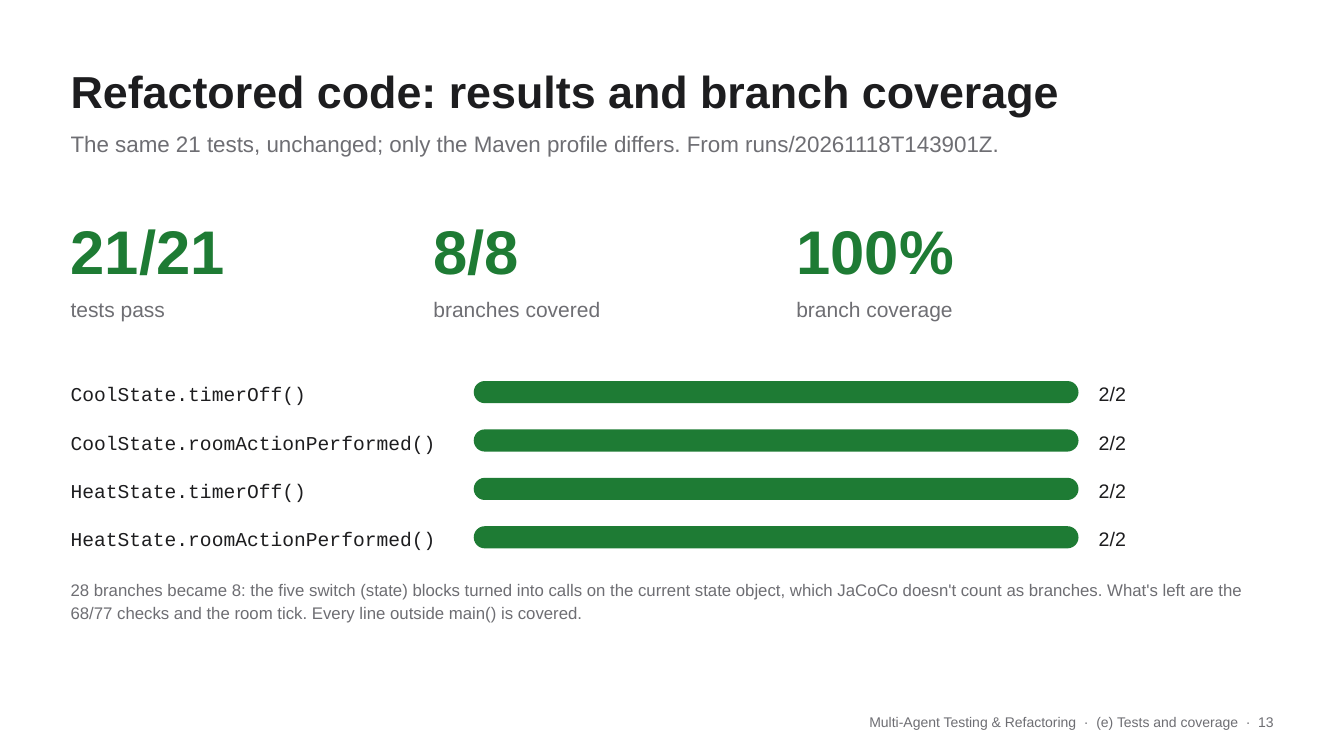
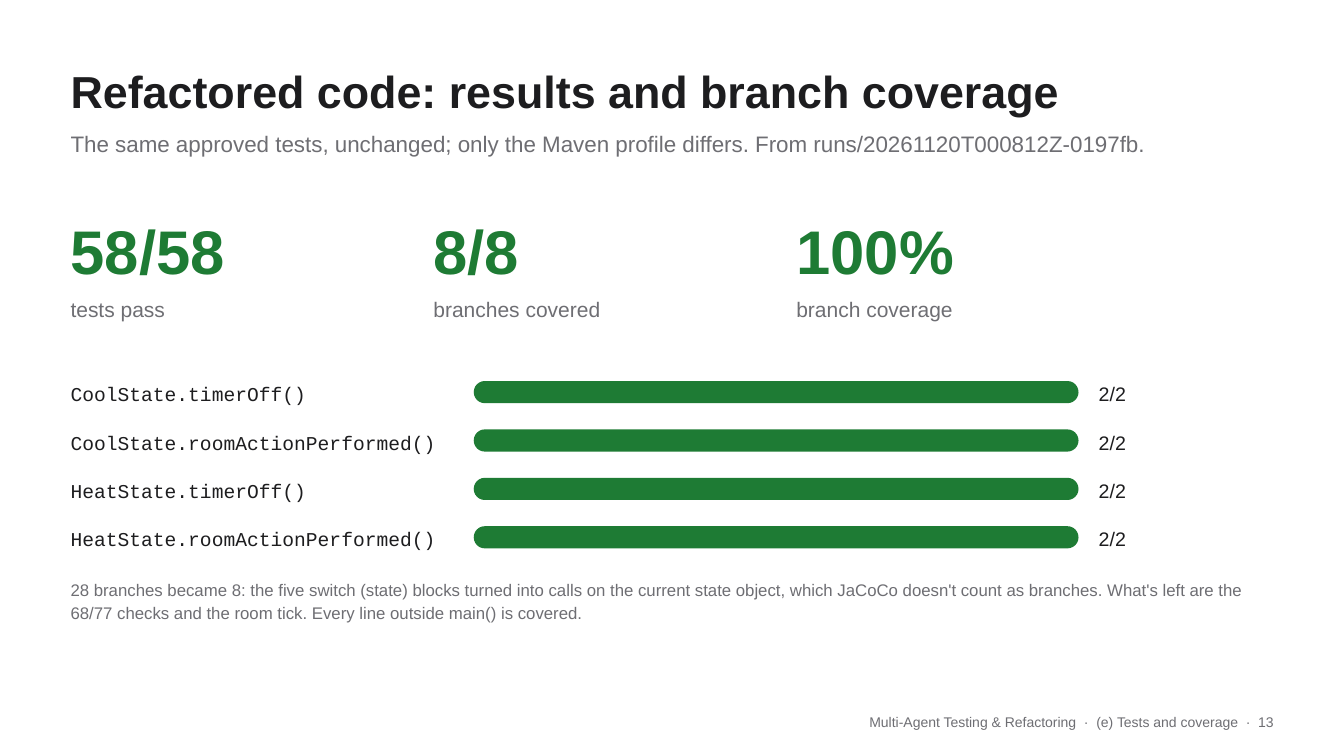
Before and after one commit to JordanTaylorGit/CSE-4392-Multi-Agent-System, a slide deck: slide 13 of slides/team3.pptx. Drawn at 1344x756 pixels with LibreOffice and Linux fonts; fonts in the diff are those of the drawing. Boxes give left, top, right and bottom in pixels: in the first picture for what was removed or moved away, otherwise in the second. Text is boxed around its words. In the diff, an @@ line names an element or a change of style, - is before the commit and + after.

```diff
--- a/slides/team3.pptx
+++ b/slides/team3.pptx
@@ text at box(71, 136, 1144, 157): text changed @@
-The same 21 tests, unchanged; only the Maven profile differs. From runs/20261118T143901Z.
+The same approved tests, unchanged; only the Maven profile differs. From runs/20261120T000812Z-0197fb.
@@ text at box(71, 229, 225, 276): text changed @@
-21/21
+58/58
```
Also in this commit, not shown: 2 other slides changed, 1 slide added, 1 slide removed, 1 other file.
